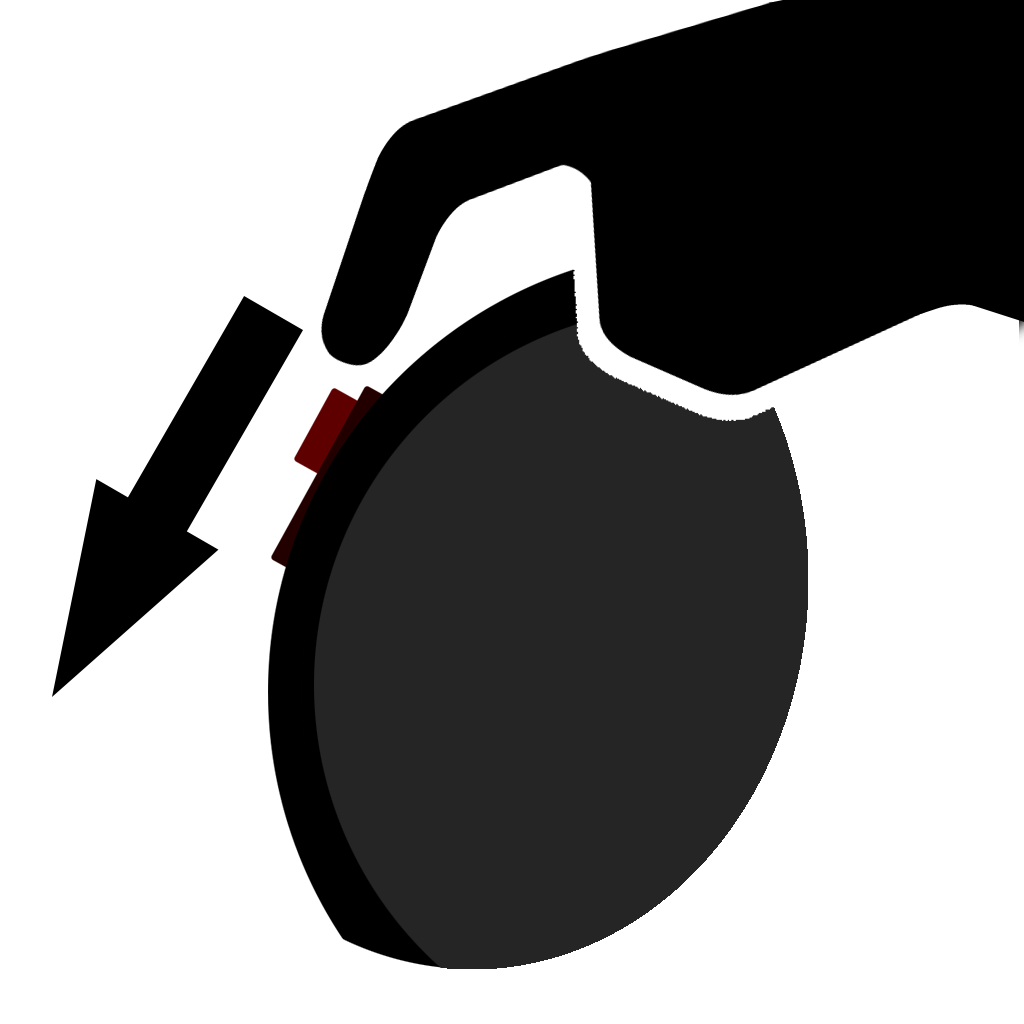
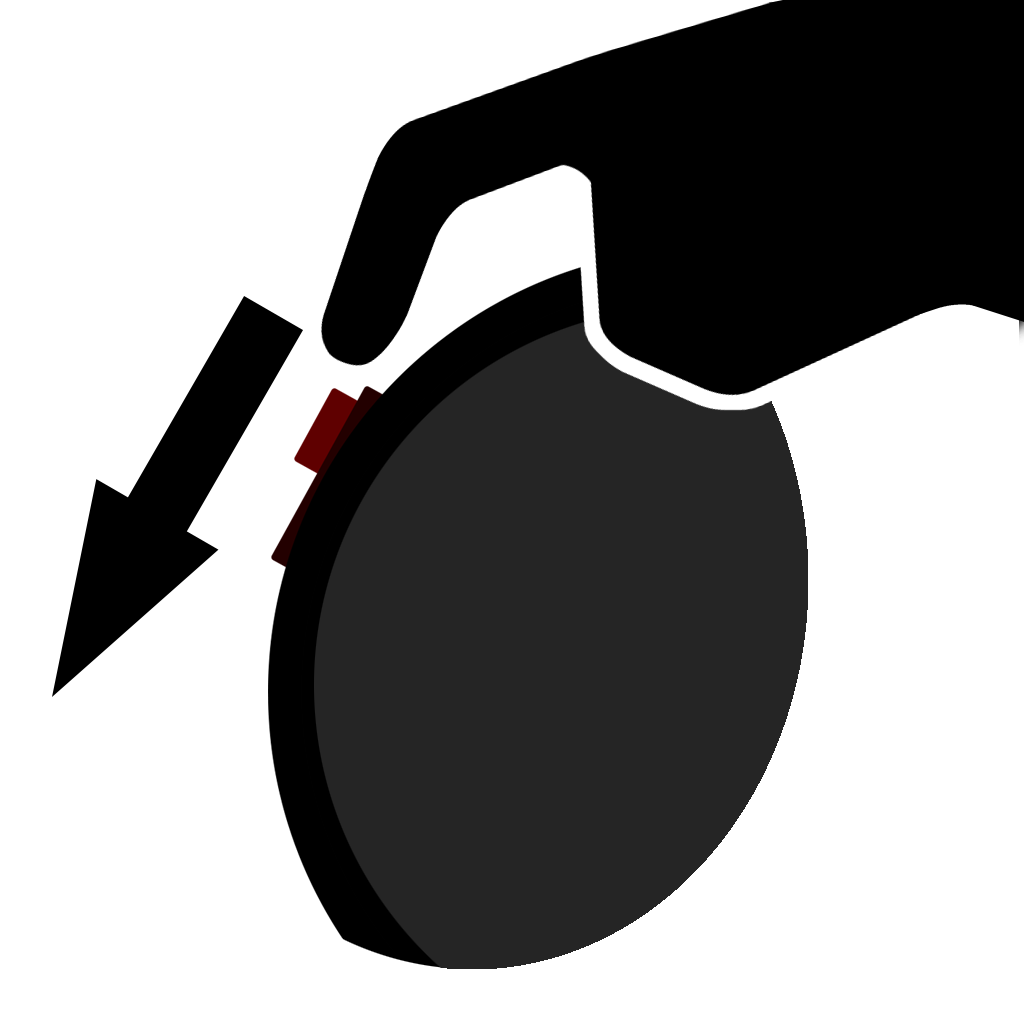
Comparing the layer stacks of the two 1024×1024 images. Changes:
painted on "Watch" over <box>573,267,774,421</box>
